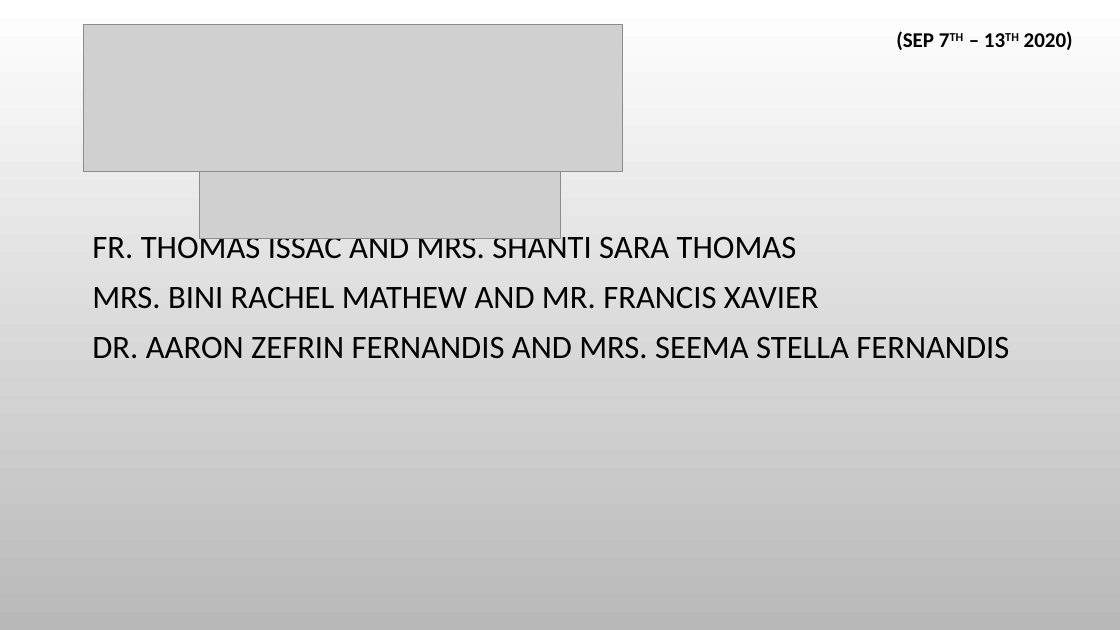
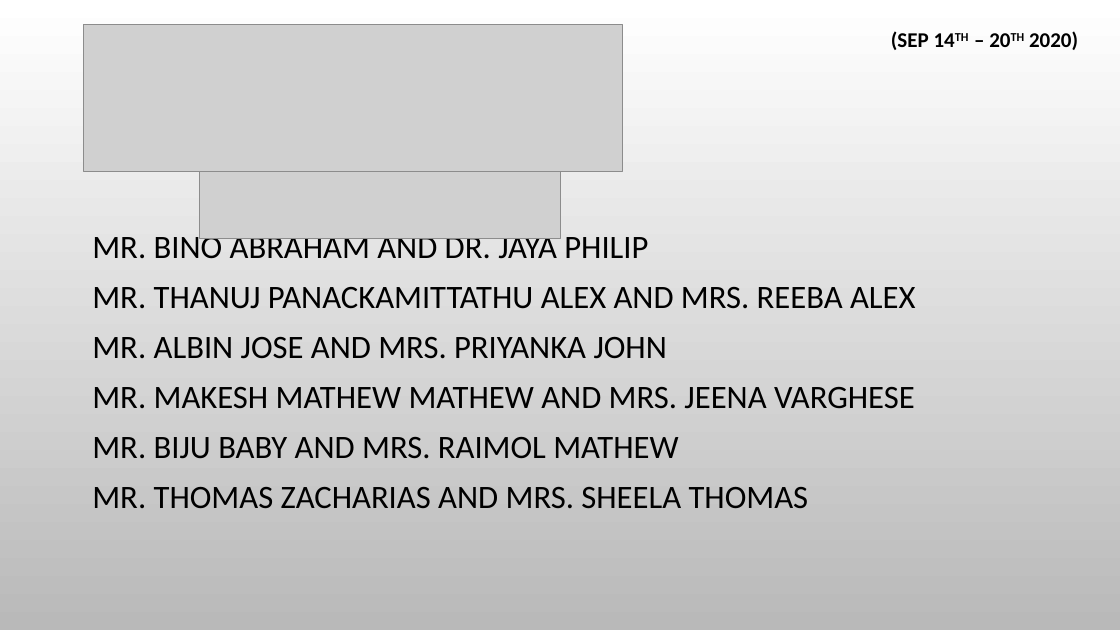
Before and after one commit to stoscsg/openlp-data, a slide deck: slide 2 of stosc_services/PPT/Birthday & Anniversaries.pptx. Drawn at 1120x630 pixels with LibreOffice and Linux fonts; fonts in the diff are those of the drawing; grey boxes stand for pictures; background and template pictures are left out. Boxes give left, top, right and bottom in pixels: in the first picture for what was removed or moved away, otherwise in the second. Text is boxed around its words. In the diff, an @@ line names an element or a change of style, - is before the commit and + after.

```diff
--- a/stosc_services/PPT/Birthday & Anniversaries.pptx
+++ b/stosc_services/PPT/Birthday & Anniversaries.pptx
@@ text at box(891, 31, 1078, 50): text changed @@
-(SEP 7TH – 13TH 2020)
+(SEP 14TH – 20TH 2020)
@@ text at box(92, 231, 915, 508): text changed @@
-FR. THOMAS ISSAC AND MRS. SHANTI SARA THOMAS
-MRS. BINI RACHEL MATHEW AND MR. FRANCIS XAVIER
-DR. AARON ZEFRIN FERNANDIS AND MRS. SEEMA STELLA FERNANDIS
+MR. BINO ABRAHAM AND DR. JAYA PHILIP
+MR. THANUJ PANACKAMITTATHU ALEX AND MRS. REEBA ALEX
+MR. ALBIN JOSE AND MRS. PRIYANKA JOHN
+MR. MAKESH MATHEW MATHEW AND MRS. JEENA VARGHESE
+MR. BIJU BABY AND MRS. RAIMOL MATHEW
+MR. THOMAS ZACHARIAS AND MRS. SHEELA THOMAS
```
Also in this commit, not shown: 1 slide added, 2 slides removed, 8 other files.
